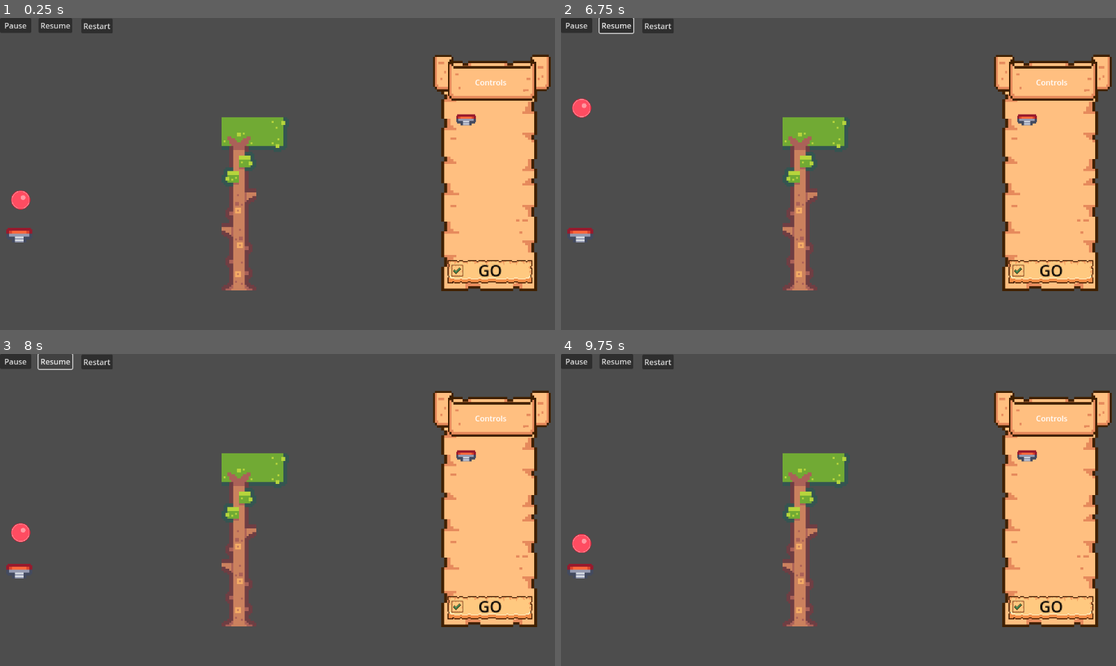
Above: before the commit, frames 1-4 (two rows, left to right).
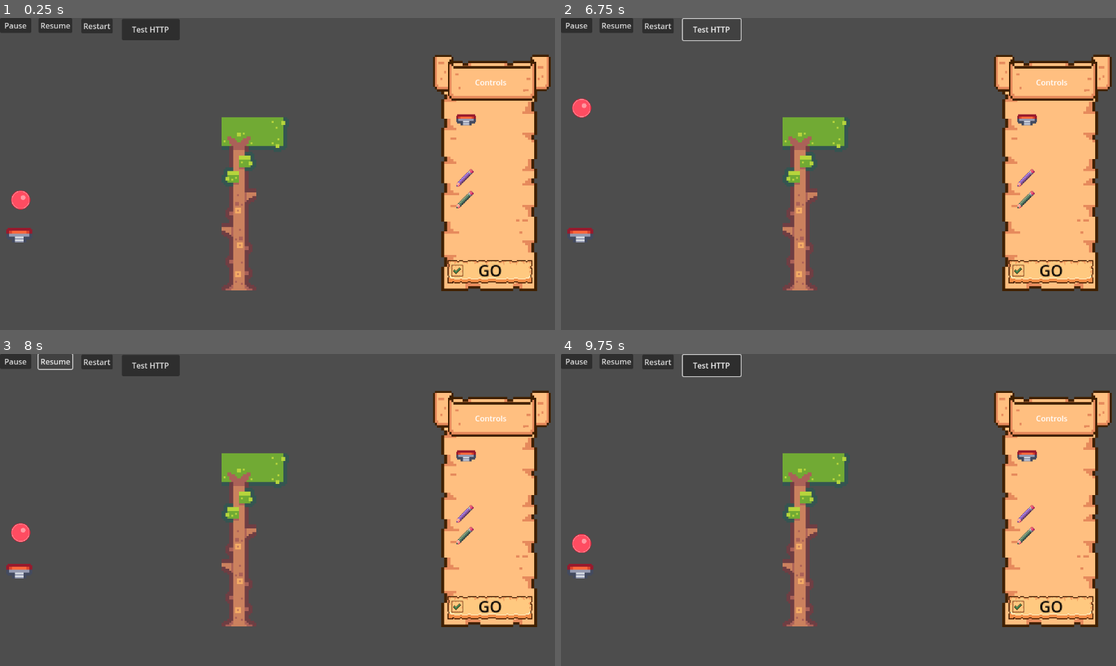
Above: after the commit, the same moments.

Repository: davidjmstewart/inyago
Game: Godot game, scene res://DemoLevel.tscn
Two runs of this game, one before a commit and one after it. Both use one fixed random seed, a clock stepped at 60 frames per second and the inputs below.
Inputs (mouse positions are in pixels of both pictures, inside the frame that each line leads up to):
- Up to frame 1 (0.25 s): no input
- Up to frame 2 (6.75 s): click (710, 30) at 0.5 s, where only the run after the commit has a clickable "Test HTTP"; click "Restart" at 1.25 s; click "Restart" at 2 s; click "Restart" at 2.75 s; click "GO" at 3.5 s; click "GO" at 4.25 s; click "Resume" at 5 s; click "Resume" at 5.75 s; click (710, 30) at 6.5 s, where only the run after the commit has a clickable "Test HTTP"
- Up to frame 3 (8 s): click "Resume" at 7.25 s
- Up to frame 4 (9.75 s): click "GO" at 8 s; click (710, 366) at 8.75 s, where only the run after the commit has a clickable "Test HTTP"; click "Pause" at 9.5 s

The runs differ from the first frame. In frame 1, 0.8% of the frame differs, in the area x 22-86%, y 0-62%; in frame 2, 0.3%; in frame 3, 0.8%; in frame 4, 0.9%, in the area x 21-86%, y 0-62%.

Commit message:
Added test HTTP button.

Diff:
--- a/game_src/DemoLevel.gd
+++ b/game_src/DemoLevel.gd
@@ -28,12 +28,12 @@
 	var prop_is_being_placed = false
 	if (len(props)):
 		prop_is_being_placed = props.any(func (p): return p.get_interaction_state() == Types.PROP_INTERACTION_STATE.PLACING);
-	print(prop_is_being_placed)
+
 	if (prop_is_being_placed):
 		return
 	if event is InputEventMouseButton and not (prop_is_being_placed or state == DRAWING_STATE.PROP_PLACEMENT):
 #	if event is InputEventMouseButton and not (state == DRAWING_STATE.PROP_PLACEMENT):
-		print(event)
+
 		if (event.pressed):
 			current_obstacle_scene = obstacle_scene.instantiate()
 			add_child(current_obstacle_scene)
--- a/game_src/DemoLevel.tscn
+++ b/game_src/DemoLevel.tscn
@@ -14,6 +14,9 @@
 [ext_resource type="Texture2D" uid="uid://byp0lyk6ufldf" path="res://assets/textures/buttons/paper/UI_Paper_Frame_01_Vertical.png" id="11_6nrda"]
 [ext_resource type="Texture2D" uid="uid://c4hqpt6o18dfg" path="res://assets/sprite_sheets/pixel_platformer/tiles.png" id="12_d6emw"]
 [ext_resource type="Script" path="res://scripts/SpringPlacementControl.gd" id="12_e61yt"]
+[ext_resource type="Texture2D" uid="uid://hehrk67m7xbu" path="res://assets/textures/pencils/pencil9.png" id="14_5hxm7"]
+[ext_resource type="Texture2D" uid="uid://e41okn4gw4li" path="res://assets/textures/pencils/pencil12.png" id="15_mh0ef"]
+[ext_resource type="Script" path="res://scripts/TestHTTPButton.gd" id="17_0k1o0"]
 
 [sub_resource type="CircleShape2D" id="CircleShape2D_dhx0a"]
 radius = 20.025
@@ -158,6 +161,16 @@
 offset_bottom = 11.0
 script = ExtResource("12_e61yt")
 
+[node name="StickyPencilSprite" type="Sprite2D" parent="GameControls"]
+position = Vector2(965, 377)
+scale = Vector2(1.38462, 1.38462)
+texture = ExtResource("14_5hxm7")
+
+[node name="StickyPencilSprite2" type="Sprite2D" parent="GameControls"]
+position = Vector2(965, 332)
+scale = Vector2(1.38462, 1.38462)
+texture = ExtResource("15_mh0ef")
+
 [node name="AudioListener" type="AudioListener2D" parent="."]
 position = Vector2(568, 348)
 current = true
@@ -167,9 +180,20 @@
 autoplay = true
 bus = &"Music"
 
+[node name="TestHTTPButton" type="Button" parent="."]
+offset_left = 253.0
+offset_top = 2.0
+offset_right = 373.0
+offset_bottom = 46.0
+text = "Test HTTP"
+script = ExtResource("17_0k1o0")
+
+[node name="HTTPRequest" type="HTTPRequest" parent="TestHTTPButton"]
+
 [connection signal="pressed" from="Pause" to="." method="_on_button_pressed"]
 [connection signal="pressed" from="Resume" to="." method="_on_resume_pressed"]
 [connection signal="pressed" from="Restart" to="." method="_on_restart_pressed"]
 [connection signal="pressed" from="GameControls/GO_Button" to="." method="_on_go_button_pressed"]
 [connection signal="gui_input" from="GameControls/SpringSprite/SpringPlacementControl" to="GameControls/SpringSprite/SpringPlacementControl" method="_on_gui_input"]
 [connection signal="mouse_entered" from="GameControls/SpringSprite/SpringPlacementControl" to="GameControls/SpringSprite/SpringPlacementControl" method="_on_mouse_entered"]
+[connection signal="pressed" from="TestHTTPButton" to="TestHTTPButton" method="_on_pressed"]
--- /dev/null
+++ b/game_src/scripts/TestHTTPButton.gd
@@ -0,0 +1,22 @@
+extends Button
+
+
+# Called when the node enters the scene tree for the first time.
+func _ready():
+	$HTTPRequest.request_completed.connect(_on_request_completed)
+
+
+func _on_request_completed(result, response_code, headers, body):
+	print(result)
+	print(response_code)
+	print(body)
+#	var json = JSON.parse_string(body.get_string_from_utf8())
+#	print(json["name"])
+
+# Called every frame. 'delta' is the elapsed time since the previous frame.
+func _process(delta):
+	pass
+
+func _on_pressed():
+	$HTTPRequest.request("192.168.201.79:5288/PuzzleSolution")
+	pass # Replace with function body.
Not shown: 1 places in game_src/DemoLevel.tscn that only renumber resources
